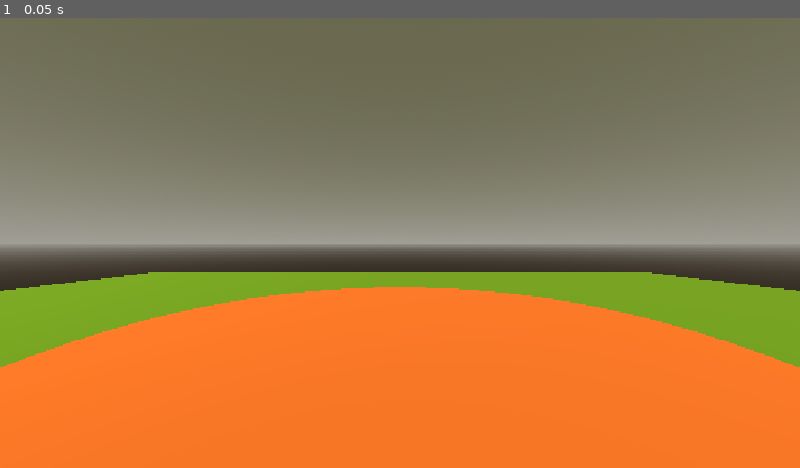
Above: before the commit, frame 1.
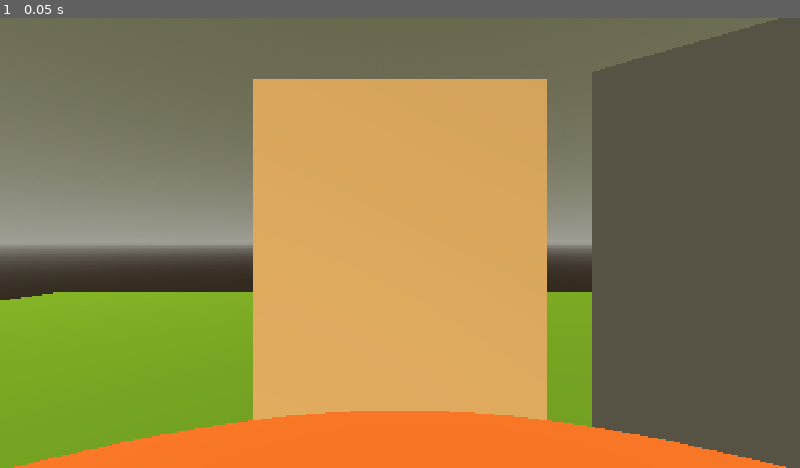
Above: after the commit, the same moment.

Repository: Caz080/AfterFall
Game: Godot game, scene res://Assets/Scenes/game.tscn
Two runs of this game, one before a commit and one after it. Both use one fixed random seed, a clock stepped at 60 frames per second and the inputs below.
Inputs:
- Up to frame 1 (0.05 s): no input

The runs differ from the first frame. In frame 1, 61% of the frame differs, in the area x 0-100%, y 0-100%.

Commit message:
Updated main scene

Diff:
--- /dev/null
+++ b/projectreal/Assets/Player.gd
@@ -0,0 +1,24 @@
+extends Node3D
+
+@export var currentCamera: Camera3D
+
+@export var currentNPC: int = 1:
+	set(new_val):
+		if currentNPC != new_val:
+			currentNPC = new_val
+			update_camera()
+
+# between 90 to -90 (180 diff)
+
+# Called when the node enters the scene tree for the first time.
+func _ready() -> void:
+	update_camera()
+
+
+# Called every frame. 'delta' is the elapsed time since the previous frame.
+func _process(delta: float) -> void:
+	pass
+
+func update_camera():
+	if currentCamera:
+		rotation_degrees.y = 90 - ((currentNPC-1)*36)
--- a/projectreal/Assets/Player.tscn
+++ b/projectreal/Assets/Player.tscn
@@ -1,6 +1,6 @@
 [gd_scene format=3 uid="uid://co3mlqsngtq0"]
 
+[ext_resource type="Script" uid="uid://okaka2qeb8gb" path="res://Assets/Player.gd" id="1_1fna3"]
+
 [node name="Player" type="Node3D" unique_id=777394373]
-
-[node name="Camera3D" type="Camera3D" parent="." unique_id=1017696934]
-current = true
+script = ExtResource("1_1fna3")
--- a/projectreal/Assets/Scenes/game.tscn
+++ b/projectreal/Assets/Scenes/game.tscn
@@ -1,7 +1,9 @@
 [gd_scene format=3 uid="uid://bwuhginvmsntu"]
 
 [ext_resource type="Script" uid="uid://dsoc0m1ywrfj2" path="res://Assets/Scripts/gameHandler.gd" id="1_nbu75"]
+[ext_resource type="PackedScene" uid="uid://0top1llg5dn" path="res://Assets/npc_model.tscn" id="2_lcp10"]
 [ext_resource type="PackedScene" uid="uid://co3mlqsngtq0" path="res://Assets/Player.tscn" id="2_pfbgl"]
+[ext_resource type="Shader" uid="uid://drf1xmg6e2cik" path="res://Assets/Shaders/Pixel.gdshader" id="4_pb48a"]
 
 [sub_resource type="ProceduralSkyMaterial" id="ProceduralSkyMaterial_pfbgl"]
 sky_top_color = Color(0.40601015, 0.40465045, 0.30130795, 1)
@@ -28,12 +30,34 @@
 
 [sub_resource type="CylinderMesh" id="CylinderMesh_4kutc"]
 material = SubResource("StandardMaterial3D_pfbgl")
-top_radius = 1.0
-bottom_radius = 0.7
+top_radius = 1.5
+bottom_radius = 1.0
 height = 0.3
+
+[sub_resource type="ShaderMaterial" id="ShaderMaterial_lcp10"]
+shader = ExtResource("4_pb48a")
+shader_parameter/pixel_size = 4.0
 
 [node name="game" type="Node3D" unique_id=799005964]
 script = ExtResource("1_nbu75")
+
+[node name="NPC_6" parent="." unique_id=718934892 instance=ExtResource("2_lcp10")]
+transform = Transform3D(1.3113416e-07, 0, -1, 0, 1, 0, 1, 0, 1.3113416e-07, 1.75, -0.714, -1.5298986e-07)
+
+[node name="NPC_5" parent="." unique_id=246952568 instance=ExtResource("2_lcp10")]
+transform = Transform3D(0.58778524, 0, -0.80901706, 0, 1, 0, 0.80901706, 0, 0.58778524, 1.4157798, -0.714, -1.028624)
+
+[node name="NPC_4" parent="." unique_id=545007955 instance=ExtResource("2_lcp10")]
+transform = Transform3D(0.9510565, 0, -0.309017, 0, 1, 0, 0.309017, 0, 0.9510565, 0.5407798, -0.714, -1.6643488)
+
+[node name="NPC_3" parent="." unique_id=1097882623 instance=ExtResource("2_lcp10")]
+transform = Transform3D(0.95105654, 0, 0.309017, 0, 1, 0, -0.309017, 0, 0.95105654, -0.5407797, -0.714, -1.664349)
+
+[node name="NPC_2" parent="." unique_id=494081680 instance=ExtResource("2_lcp10")]
+transform = Transform3D(0.5877852, 0, 0.809017, 0, 1, 0, -0.809017, 0, 0.5877852, -1.4157797, -0.714, -1.0286242)
+
+[node name="NPC_1" parent="." unique_id=1528442881 instance=ExtResource("2_lcp10")]
+transform = Transform3D(-4.371139e-08, 0, 1, 0, 1, 0, -1, 0, -4.371139e-08, -1.75, -0.714, 0)
 
 [node name="WorldEnvironment" type="WorldEnvironment" parent="." unique_id=305657008]
 environment = SubResource("Environment_pb48a")
@@ -51,5 +75,28 @@
 transform = Transform3D(1, 0, 0, 0, 1, 0, 0, 0, 1, 0, 0.15, 0)
 mesh = SubResource("CylinderMesh_4kutc")
 
-[node name="Player" parent="." unique_id=777394373 instance=ExtResource("2_pfbgl")]
-transform = Transform3D(1, 0, 0, 0, 1, 0, 0, 0, 1, 0, 0.6, 0.9891288)
+[node name="Player" parent="." unique_id=777394373 node_paths=PackedStringArray("currentCamera") instance=ExtResource("2_pfbgl")]
+transform = Transform3D(-4.371139e-08, 0, 1, 0, 1, 0, -1, 0, -4.371139e-08, 0, 0.727, 0)
+currentCamera = NodePath("Offset/MainCamera")
+
+[node name="Offset" type="Node3D" parent="Player" unique_id=1089858579]
+transform = Transform3D(1, 0, 0, 0, 1, 0, 0, 0, 1, 0, 0, -0.75)
+
+[node name="MainCamera" type="Camera3D" parent="Player/Offset" unique_id=841100218]
+
+[node name="Shader" type="ColorRect" parent="." unique_id=2028533094]
+visible = false
+material = SubResource("ShaderMaterial_lcp10")
+anchors_preset = 15
+anchor_right = 1.0
+anchor_bottom = 1.0
+grow_horizontal = 2
+grow_vertical = 2
+
+[node name="Node3D" type="Node3D" parent="." unique_id=475442941]
+
+[node name="Node3D2" type="Node3D" parent="Node3D" unique_id=152608839]
+transform = Transform3D(1, 0, 0, 0, 1, 0, 0, 0, 1, -1.75, 0, 0)
+
+[node name="UI" type="SubViewport" parent="." unique_id=289324574]
+size = Vector2i(1280, 720)
--- a/projectreal/Assets/Scripts/Global.gd
+++ b/projectreal/Assets/Scripts/Global.gd
@@ -1 +1,4 @@
 extends Node
+
+var firstNames = ["John", "Terry", "Tim", "Joseph", "Sebastin"]
+var lastNames = ["Lopez", "Rodriguez", ""]
--- /dev/null
+++ b/projectreal/Assets/Shaders/Pixel.gdshader
@@ -0,0 +1,12 @@
+shader_type canvas_item;
+
+uniform sampler2D screen_texture : hint_screen_texture;
+uniform float pixel_size : hint_range(0.0, 100.0, 2.0) = 4.0;
+
+void fragment() {
+	vec2 tex_size = vec2(textureSize(screen_texture, 0));
+	vec2 pixel_count = tex_size / pixel_size;
+	vec2 pixelated_uv = floor(SCREEN_UV * pixel_count) / pixel_count;
+	vec4 color = texture(screen_texture, pixelated_uv);
+	COLOR = color;
+}
--- a/projectreal/Assets/npc_model.tscn
+++ b/projectreal/Assets/npc_model.tscn
@@ -1,6 +1,23 @@
 [gd_scene format=3 uid="uid://0top1llg5dn"]
 
 [ext_resource type="Script" uid="uid://cowlmlchaomq8" path="res://Assets/Scripts/npcHandler.gd" id="1_rdagg"]
+[ext_resource type="Texture2D" uid="uid://2r1cjtluquyk" path="res://Assets/Sprite-testpng.png" id="2_kqdkm"]
+
+[sub_resource type="StandardMaterial3D" id="StandardMaterial3D_4kutc"]
+transparency = 1
+
+[sub_resource type="QuadMesh" id="QuadMesh_4kutc"]
+size = Vector2(1, 2)
+center_offset = Vector3(0, 1, 0)
 
 [node name="NPCModel" type="Node3D" unique_id=718934892]
 script = ExtResource("1_rdagg")
+
+[node name="MeshInstance3D" type="MeshInstance3D" parent="." unique_id=1466718180]
+material_override = SubResource("StandardMaterial3D_4kutc")
+transparency = 1.0
+mesh = SubResource("QuadMesh_4kutc")
+
+[node name="Sprite3D" type="Sprite3D" parent="." unique_id=1497271126]
+transform = Transform3D(0.18875517, 0, 0, 0, 0.17466983, 0, 0, 0, 0.5, 0, 0.9781968, 0)
+texture = ExtResource("2_kqdkm")
--- a/projectreal/project.godot
+++ b/projectreal/project.godot
@@ -22,6 +22,8 @@
 
 [display]
 
+window/size/viewport_width=1280
+window/size/viewport_height=720
 window/stretch/mode="canvas_items"
 window/stretch/aspect="expand"
 
Not shown, added: projectreal/Assets/Player.gd.uid
Not shown, added: projectreal/Assets/Shaders/Pixel.gdshader.uid
Not shown, added: projectreal/Assets/Sprite-testpng.png.import
